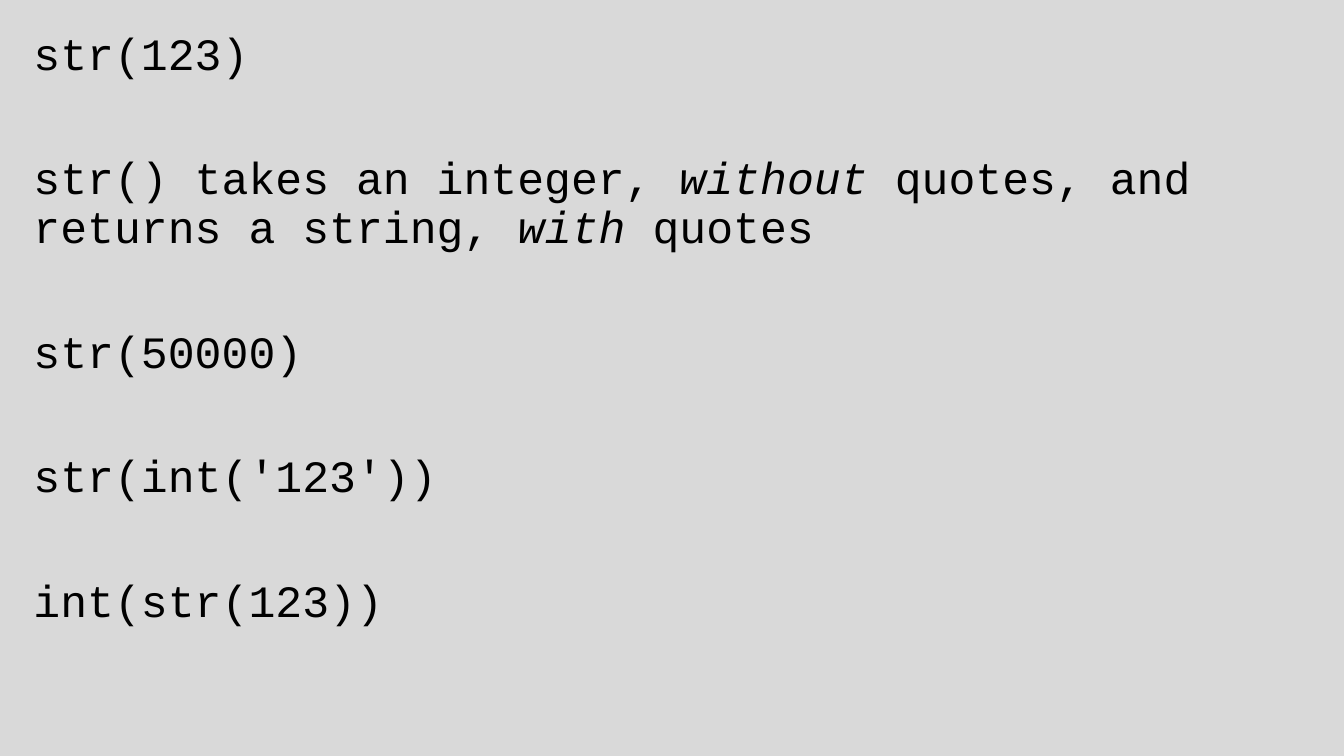
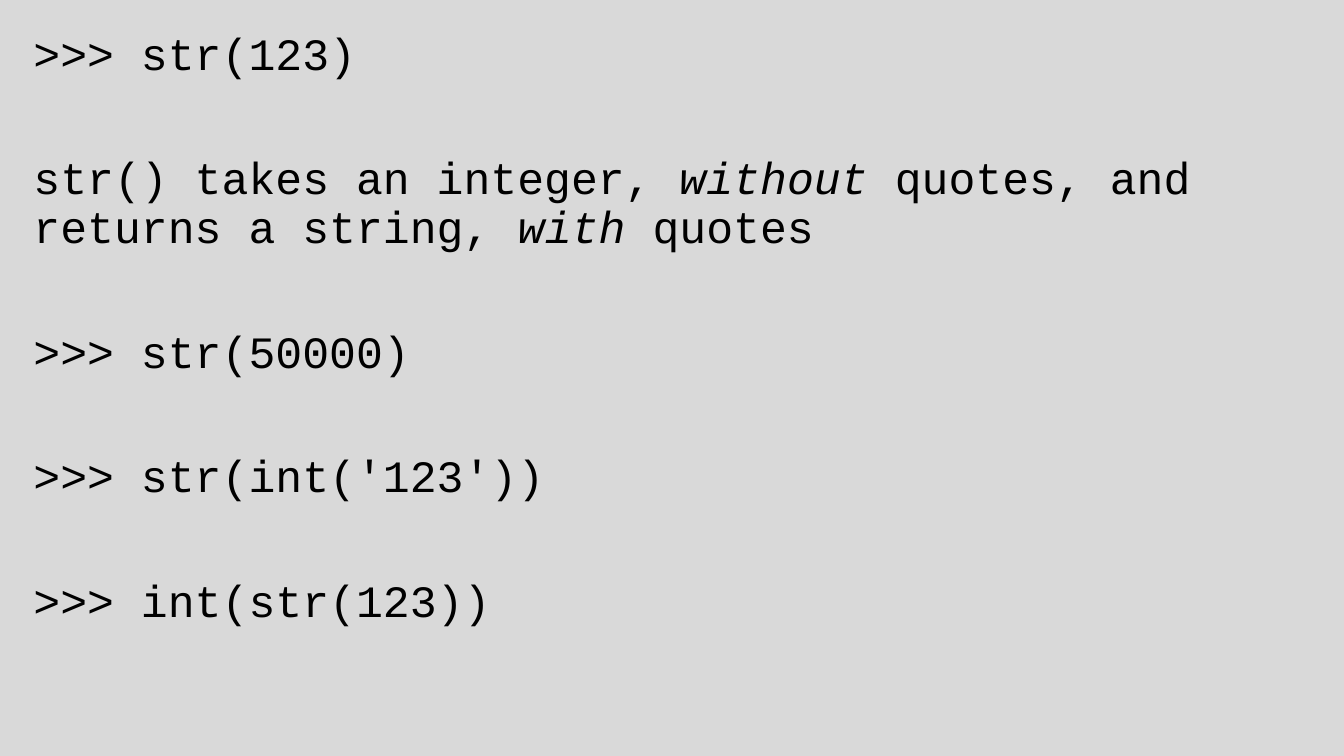
Before and after one commit to grimmelm/ctech404, a slide deck: slide 150 of ctech401/CTECH401_Combined-Slides.pptx (slide 146 before the commit). Drawn at 1344x756 pixels with LibreOffice and Linux fonts; fonts in the diff are those of the drawing. Boxes give left, top, right and bottom in pixels: in the first picture for what was removed or moved away, otherwise in the second. Text is boxed around its words. In the diff, an @@ line names an element or a change of style, - is before the commit and + after.

```diff
--- a/ctech401/CTECH401_Combined-Slides.pptx
+++ b/ctech401/CTECH401_Combined-Slides.pptx
@@ text at (x1=141, y1=38, x2=356, y2=80): text changed @@
-str(123)
+>>> str(123)
@@ text at (x1=141, y1=336, x2=544, y2=627): text changed @@
-str(50000)
-str(int('123'))
-int(str(123))
+>>> str(50000)
+>>> str(int('123'))
+>>> int(str(123))
```
Also in this commit, not shown: 16 other slides changed, 4 slides added, 1 other file.
